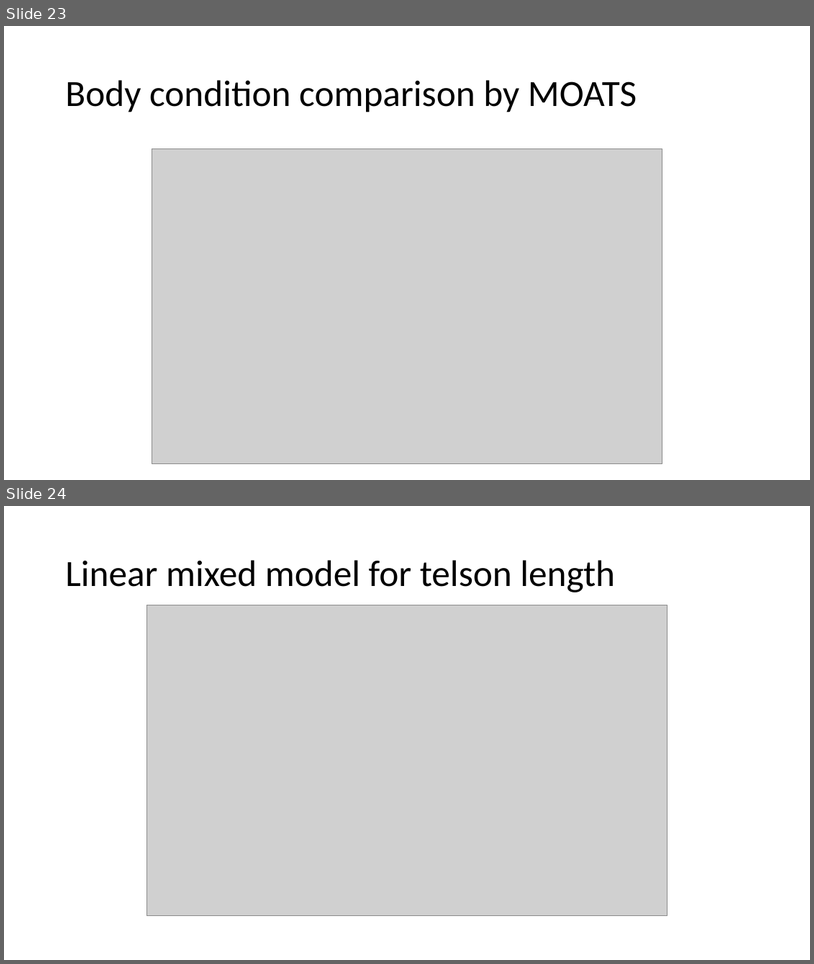
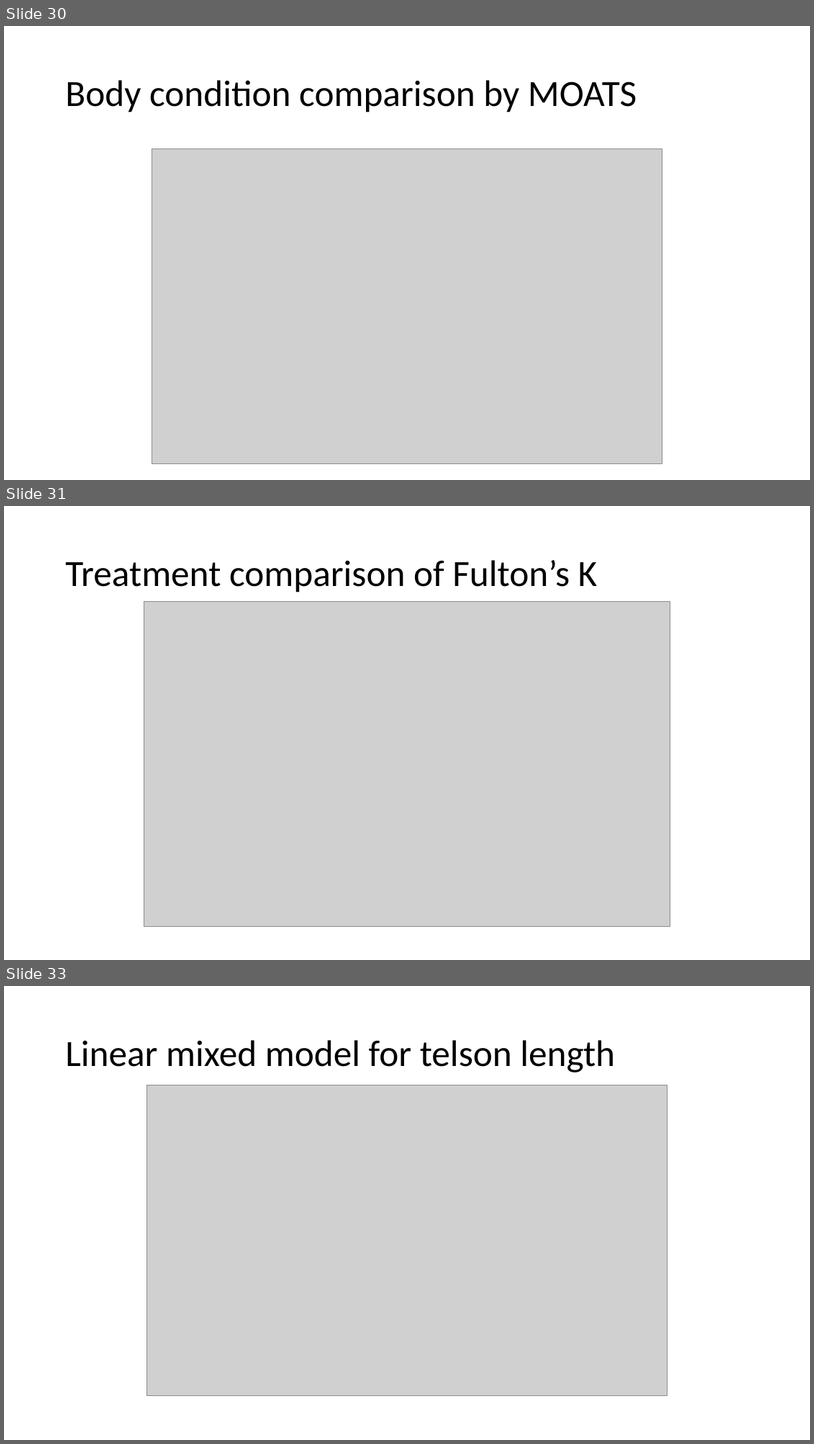
Before and after one commit to NWFSC-OA-lab/krill_size_2019, a slide deck: Krill size plots.pptx. Shown one above the other, each under a label of ours: slides 23 and 24 before the commit, slides 30, 31 and 33 after it; the slides between them are not shown. The pictures are 814x964 and 814x1444 pixels, drawn with LibreOffice and Linux fonts; fonts in the diff are those of the drawing; grey boxes stand for pictures. Boxes give left, top, right and bottom in pixels: in the first picture for what was removed or moved away, otherwise in the second. Text is boxed around its words. In the diff, an @@ line names an element or a change of style, - is before the commit and + after.

Commit message:
Fully updated Fulton's K stats

```diff
--- a/Krill size plots.pptx
+++ b/Krill size plots.pptx
@@ slide 31 added at (4, 506, 810, 960), background #FFFFFF @@
@@ title added at (65, 560, 598, 592), 44 pt, text #000000 @@
+Treatment comparison of Fulton’s K
@@ picture added at (144, 602, 670, 926) @@
@@ what was slide 23 is now slide 30 @@
@@ what was slide 24 is now slide 33 @@
```
Also in this commit, not shown: 2 slides changed, 9 other slides added, 2 other files.
